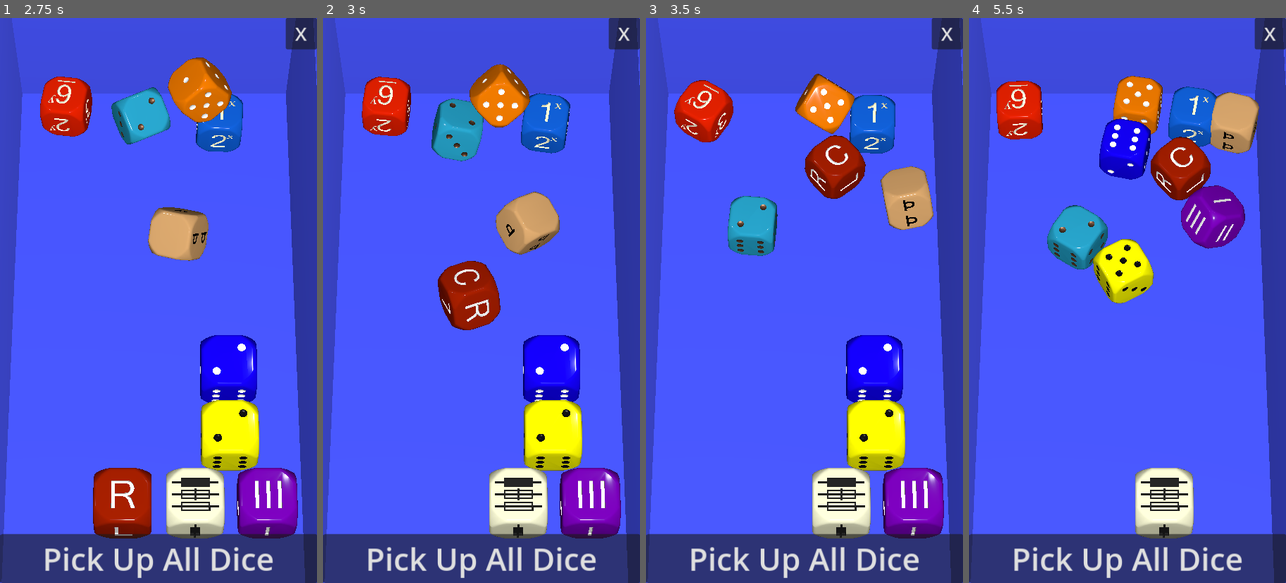
Above: before the commit, frames 1-4 (left to right).
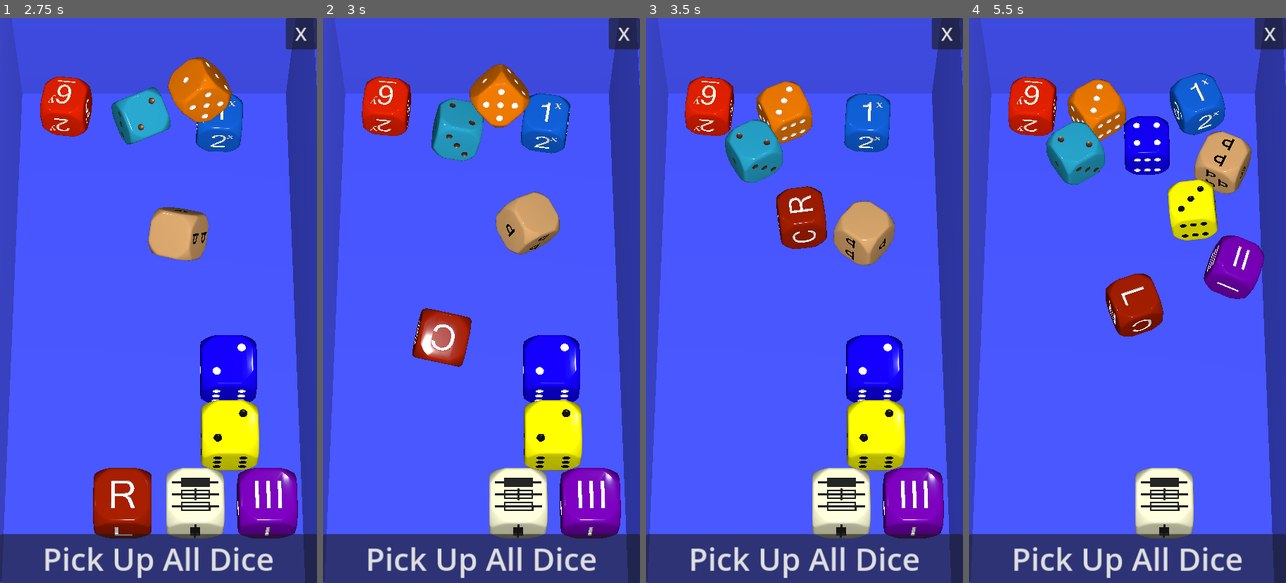
Above: after the commit, the same moments.

Repository: Teufelauto/2D6D-Dice
Game: Godot game, scene res://DiceTrayData/dice_start_menu.tscn
The game is run twice, just before and just after one commit, with the same random seed, the same clock (stepped at 60 frames per second) and the same inputs.
Inputs (mouse positions are in pixels of both pictures, inside the frame that each line leads up to):
- Up to frame 1 (2.75 s): click "Play" at 0.5 s; click (88, 402) at 1.25 s; click (158, 402) at 2 s
- Up to frame 2 (3 s): click (446, 503) at 2.75 s
- Up to frame 3 (3.5 s): no input
- Up to frame 4 (5.5 s): click (1197, 368) at 3.5 s; click (1197, 430) at 4.25 s; click (1235, 503) at 5 s

Frame 1 is identical in both runs. In frame 2, 3.1% of the frame differs, in the area x 28-56%, y 43-62%; in frame 3, 13%; in frame 4, 19%, in the area x 8-94%, y 9-57%.

Commit message:
Added Results to bottom dice

Diff:
--- a/DiceTrayData/DiceTray.gd
+++ b/DiceTrayData/DiceTray.gd
@@ -21,6 +21,10 @@
 @onready var d_66_secondary_label = $DiceCanvas/D66ScoreBoard/D66SecondaryLabel
 @onready var primary_label = $DiceCanvas/TwoD6ScoreBoard/PrimaryLabel
 @onready var secondary_label = $DiceCanvas/TwoD6ScoreBoard/SecondaryLabel
+
+@onready var exit_direction_label = $DiceCanvas/ExitDirectionLabel
+@onready var exit_lock_label = $DiceCanvas/ExitLockLabel
+@onready var d_3_result_label = $DiceCanvas/D3ResultLabel
 
 
 
@@ -126,11 +130,13 @@
 
 func _on_die_lcr_roll_started():
 	center_result_label.text = ""
+	exit_direction_label.text = ""
 
 
 
 func _on_die_locked_roll_started():
 	center_result_label.text = ""
+	exit_lock_label.text = ""
 
 
 
@@ -146,6 +152,7 @@
 
 func _on_die_d_3_roll_started():
 	center_result_label.text = ""
+	d_3_result_label.text = ""
 
 
 
@@ -158,8 +165,6 @@
 			&& room_size_x_roll_int != 6 && room_size_rolled_doubles_bool == false:
 		center_result_label.text = "Doubles!\nRoll Doubles Dice"
 		room_size_rolled_doubles_bool = true
-
-
 
 	resize_room_rectangle.emit(room_size_x_roll_int,room_size_y_roll_int)
 
@@ -234,10 +239,19 @@
 
 func _on_die_lcr_roll_finished(die_value):
 	room_exit_direction_int = die_value
+	if room_exit_direction_int == 1 : exit_direction_label.text = "L"
+	elif room_exit_direction_int == 2 : exit_direction_label.text = "C"
+	else : exit_direction_label.text = "R"
+	#exit_direction_label.text = str(room_exit_direction_int)
 
 
 func _on_die_locked_roll_finished(die_value):
 	door_lock_status_int = die_value
+	if door_lock_status_int == 1 : exit_lock_label.text = "Metal Locked"
+	elif door_lock_status_int == 2 : exit_lock_label.text = "Metal / Reinforced Locked"
+	elif door_lock_status_int == 3 : exit_lock_label.text = "All Locked"
+	else : exit_lock_label.text = "Not Locked"
+	#exit_lock_label.text = str(door_lock_status_int)
 
 
 func _on_die_primary_numbered_roll_finished(die_value):
@@ -245,6 +259,7 @@
 	%TwoD6PrimaryPolygon2D.visible = true
 	primary_label.text = str(primary_die_int)
 
+
 func _on_die_secondary_numbered_roll_finished(die_value):
 	secondary_die_int = die_value
 	%TwoD6SecondaryPolygon2D.visible = true
@@ -253,6 +268,7 @@
 
 func _on_die_d_3_roll_finished(die_value):
 	d3_die_int = die_value
+	d_3_result_label.text = str(d3_die_int)
 
 #-----------------------------------------------------------------------------
 
--- a/DiceTrayData/Die.gd
+++ b/DiceTrayData/Die.gd
@@ -38,14 +38,14 @@
 
 
 func _die_rotation_lock():
-	return # don't do it
-	axis_lock_angular_x = true # prevent being knocked over
-	axis_lock_angular_z = true # prevent being knocked over
+	pass # don't do it because it messes up picking dice. Bug?
+	#axis_lock_angular_x = true # prevent being knocked over
+	#axis_lock_angular_z = true # prevent being knocked over
 
 func _die_rotation_unlock():
-	return #dont do it
-	axis_lock_angular_x = false # prevent being knocked over
-	axis_lock_angular_z = false # prevent being knocked over
+	pass #dont do it
+	#axis_lock_angular_x = false # prevent being knocked over
+	#axis_lock_angular_z = false # prevent being knocked over
 
 
 func _roll():
--- a/dice_world.tscn
+++ b/dice_world.tscn
@@ -221,6 +221,46 @@
 width = 5.0
 script = ExtResource("2_21tng")
 
+[node name="ExitDirectionLabel" type="Label" parent="DiceTray/DiceCanvas"]
+anchors_preset = 15
+anchor_right = 1.0
+anchor_bottom = 1.0
+offset_left = 192.0
+offset_top = 725.0
+offset_right = -276.0
+offset_bottom = -68.0
+grow_horizontal = 2
+grow_vertical = 2
+theme_override_font_sizes/font_size = 60
+horizontal_alignment = 1
+
+[node name="ExitLockLabel" type="Label" parent="DiceTray/DiceCanvas"]
+anchors_preset = 15
+anchor_right = 1.0
+anchor_bottom = 1.0
+offset_left = 292.0
+offset_top = 725.0
+offset_right = -176.0
+offset_bottom = -68.0
+grow_horizontal = 2
+grow_vertical = 2
+theme_override_font_sizes/font_size = 30
+horizontal_alignment = 1
+autowrap_mode = 2
+
+[node name="D3ResultLabel" type="Label" parent="DiceTray/DiceCanvas"]
+anchors_preset = 15
+anchor_right = 1.0
+anchor_bottom = 1.0
+offset_left = 405.0
+offset_top = 725.0
+offset_right = -63.0
+offset_bottom = -68.0
+grow_horizontal = 2
+grow_vertical = 2
+theme_override_font_sizes/font_size = 60
+horizontal_alignment = 1
+
 [node name="ExitButton" type="Button" parent="DiceTray/DiceCanvas"]
 anchors_preset = 1
 anchor_left = 1.0
@@ -337,6 +377,7 @@
 collision_layer = 0
 collision_mask = 5
 mass = 10.0
+gravity_scale = 2.0
 script = ExtResource("6_14uwm")
 
 [node name="LCRThrowButton" type="Button" parent="DiceTray/RoomExitDirectionDie"]
